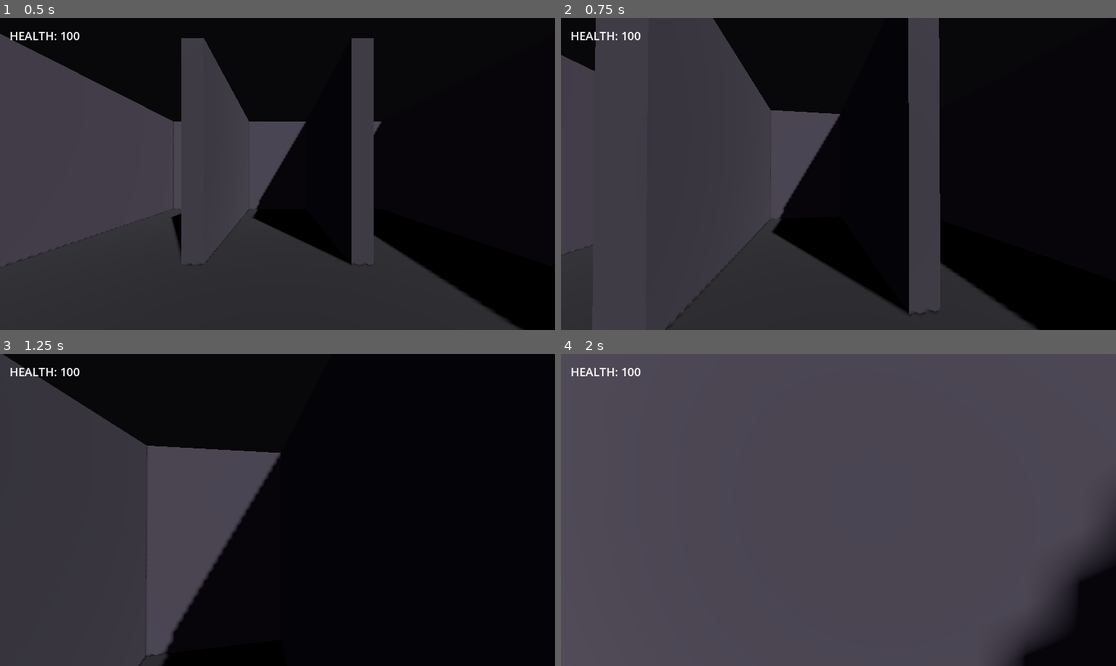
Above: before the commit, frames 1-4 (two rows, left to right).
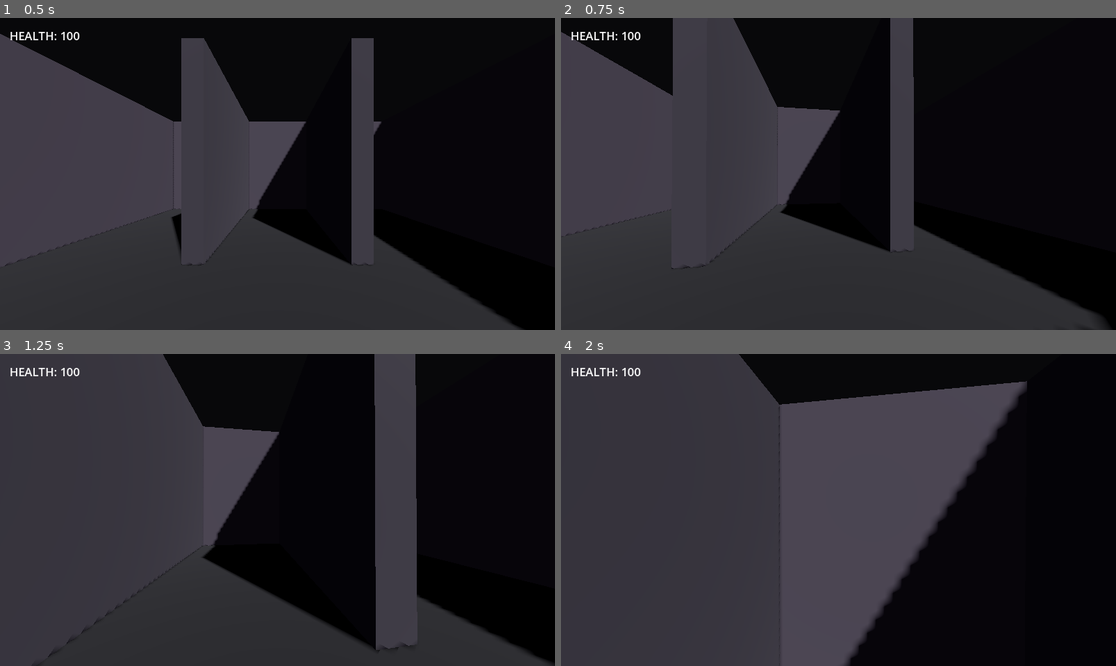
Above: after the commit, the same moments.

Repository: theKaganOz/the_seeds_of_the_future
Game: Godot game, scene res://scenes/Main.tscn
Same seed, same stepped clock (60 frames per second), same inputs: the game is played once before the commit and once after it.
Inputs (mouse positions are in pixels of both pictures, inside the frame that each line leads up to):
- Up to frame 1 (0.5 s): no input
- Up to frame 2 (0.75 s): tap Enter at 0.5 s; move the mouse to (866, 174) at 0.52 s; hold W (move_forward) from 0.53 s (still down); hold Ctrl (crouch, bound only after the commit) from 0.53 s (still down)
- Up to frame 3 (1.25 s): keep holding W (move_forward); keep holding Ctrl (crouch, bound only after the commit); tap Space (jump) at 0.77, 1.07 s; tap Shift (walk, bound only after the commit) at 0.8 s
- Up to frame 4 (2 s): keep holding W (move_forward); move the mouse to (810, 510) at 1.27 s; release Ctrl (crouch, bound only after the commit) at 1.28 s; tap Shift (walk, bound only after the commit) at 1.35 s; tap Space (jump) at 1.52, 1.55, 1.82 s

Frame 1 is identical in both runs. In frame 2, 16% of the frame differs, in the area x 0-99%, y 0-100%; in frame 3, 27%; in frame 4, 48%, in the area x 0-100%, y 0-100%.

Commit message:
Add CS-style crouch (Ctrl) and walk (Shift)
- player.gd: three-tier speed (run/walk/crouch), smooth capsule-height and
  camera-height transition on crouch, ceiling raycast so standing back up
  is blocked when something's overhead
- Player.tscn: added CeilingCheck raycast, made standing collision position
  explicit (was implicit at the default 0,0,0 before)
- project.godot: added crouch (Ctrl) and walk (Shift) input actions
- scripts/tests/test_crouch.gd: 9 headless checks against the real Player
  scene, simulating actual crouch/uncrouch input over real physics steps
  and asserting convergence values, not just that the code runs

Standing-state collision position is verified numerically unchanged from
the pre-crouch baseline (position.y stays exactly 0.0), so the already-
validated jump/gravity/movement feel is untouched by this change.

Diff:
--- a/project.godot
+++ b/project.godot
@@ -41,6 +41,16 @@
 "events": [Object(InputEventMouseButton,"resource_local_to_scene":false,"resource_name":"","device":-1,"window_id":0,"button_mask":0,"position":Vector2(0,0),"global_position":Vector2(0,0),"factor":1.0,"button_index":1,"canceled":false,"pressed":false,"double_click":false,"script":null)
 ]
 }
+crouch={
+"deadzone": 0.5,
+"events": [Object(InputEventKey,"resource_local_to_scene":false,"resource_name":"","device":-1,"window_id":0,"alt_pressed":false,"shift_pressed":false,"ctrl_pressed":false,"meta_pressed":false,"pressed":false,"keycode":0,"physical_keycode":4194326,"key_label":0,"unicode":0,"location":0,"echo":false,"script":null)
+]
+}
+walk={
+"deadzone": 0.5,
+"events": [Object(InputEventKey,"resource_local_to_scene":false,"resource_name":"","device":-1,"window_id":0,"alt_pressed":false,"shift_pressed":false,"ctrl_pressed":false,"meta_pressed":false,"pressed":false,"keycode":0,"physical_keycode":4194325,"key_label":0,"unicode":0,"location":0,"echo":false,"script":null)
+]
+}
 
 [physics]
 
--- a/scenes/Player.tscn
+++ b/scenes/Player.tscn
@@ -16,7 +16,13 @@
 collision_mask = 3
 
 [node name="CollisionShape3D" type="CollisionShape3D" parent="."]
+position = Vector3(0, 0, 0)
 shape = SubResource("CapsuleShape3D_1")
+
+[node name="CeilingCheck" type="RayCast3D" parent="."]
+position = Vector3(0, 0.9, 0)
+target_position = Vector3(0, 0.1, 0)
+collision_mask = 3
 
 [node name="MeshInstance3D" type="MeshInstance3D" parent="."]
 visible = false
--- a/scripts/player.gd
+++ b/scripts/player.gd
@@ -1,7 +1,9 @@
 extends CharacterBody3D
 
 # --- Tunables ---
-const SPEED := 6.0
+const RUN_SPEED := 6.0
+const WALK_SPEED := 3.0
+const CROUCH_SPEED := 2.5
 const JUMP_VELOCITY := 6.5
 const MOUSE_SENSITIVITY := 0.0025
 const MAX_HEALTH := 100
@@ -9,20 +11,30 @@
 const SHOOT_RANGE := 40.0
 const SHOOT_COOLDOWN := 0.25
 
+const STAND_HEIGHT := 1.8
+const CROUCH_HEIGHT := 1.0
+const STAND_CAM_Y := 0.7
+const CROUCH_CAM_Y := 0.25
+const CROUCH_LERP_SPEED := 10.0
+
 var gravity: float = ProjectSettings.get_setting("physics/3d/default_gravity", 18.0)
 var health := MAX_HEALTH
 var can_shoot := true
+var is_crouching := false
 
 @onready var camera: Camera3D = $Camera3D
 @onready var muzzle_ray: RayCast3D = $Camera3D/MuzzleRay
 @onready var shoot_timer: Timer = $ShootCooldown
 @onready var hud: CanvasLayer = get_tree().get_first_node_in_group("hud")
+@onready var collision_shape: CollisionShape3D = $CollisionShape3D
+@onready var ceiling_check: RayCast3D = $CeilingCheck
 
 func _ready() -> void:
 	Input.mouse_mode = Input.MOUSE_MODE_CAPTURED
 	shoot_timer.wait_time = SHOOT_COOLDOWN
 	shoot_timer.one_shot = true
 	shoot_timer.timeout.connect(func(): can_shoot = true)
+	collision_shape.shape = collision_shape.shape.duplicate()
 	call_deferred("_update_hud")
 
 func _unhandled_input(event: InputEvent) -> void:
@@ -41,20 +53,53 @@
 	if not is_on_floor():
 		velocity.y -= gravity * delta
 
-	if Input.is_action_just_pressed("jump") and is_on_floor():
+	if Input.is_action_just_pressed("jump") and is_on_floor() and not is_crouching:
 		velocity.y = JUMP_VELOCITY
+
+	_update_crouch(delta)
+
+	var speed := RUN_SPEED
+	if is_crouching:
+		speed = CROUCH_SPEED
+	elif Input.is_action_pressed("walk"):
+		speed = WALK_SPEED
 
 	var input_dir := Input.get_vector("move_left", "move_right", "move_forward", "move_back")
 	var direction := (transform.basis * Vector3(input_dir.x, 0, input_dir.y)).normalized()
 
 	if direction:
-		velocity.x = direction.x * SPEED
-		velocity.z = direction.z * SPEED
+		velocity.x = direction.x * speed
+		velocity.z = direction.z * speed
 	else:
-		velocity.x = move_toward(velocity.x, 0, SPEED)
-		velocity.z = move_toward(velocity.z, 0, SPEED)
+		velocity.x = move_toward(velocity.x, 0, speed)
+		velocity.z = move_toward(velocity.z, 0, speed)
 
 	move_and_slide()
+
+func _update_crouch(delta: float) -> void:
+	var wants_crouch := Input.is_action_pressed("crouch")
+
+	if wants_crouch:
+		is_crouching = true
+	elif is_crouching:
+		# Only stand back up if there's clearance overhead — otherwise stay
+		# crouched until the player moves somewhere with room.
+		ceiling_check.force_raycast_update()
+		if not ceiling_check.is_colliding():
+			is_crouching = false
+
+	var target_height := CROUCH_HEIGHT if is_crouching else STAND_HEIGHT
+	var target_cam_y := CROUCH_CAM_Y if is_crouching else STAND_CAM_Y
+
+	var capsule := collision_shape.shape as CapsuleShape3D
+	capsule.height = lerp(capsule.height, target_height, CROUCH_LERP_SPEED * delta)
+	# Keep the capsule's bottom fixed at its original ground-contact point
+	# (position.y = 0 when height == STAND_HEIGHT, matching the original,
+	# already-validated standing collision exactly) and only let the top
+	# come down as the capsule shrinks for crouch.
+	collision_shape.position.y = (capsule.height - STAND_HEIGHT) / 2.0
+	camera.position.y = lerp(camera.position.y, target_cam_y, CROUCH_LERP_SPEED * delta)
+	ceiling_check.position.y = capsule.height + collision_shape.position.y
 
 func _fire() -> void:
 	can_shoot = false
--- /dev/null
+++ b/scripts/tests/test_crouch.gd
@@ -0,0 +1,69 @@
+extends SceneTree
+
+# Run: godot --headless --path . --script scripts/tests/test_crouch.gd
+# Instantiates the real Player scene, simulates crouch input over real
+# physics steps, and checks the numeric behavior actually converges the
+# way the design intends — not just that it compiles.
+
+var player: CharacterBody3D
+var capsule: CapsuleShape3D
+var failures := 0
+
+func _initialize() -> void:
+	call_deferred("_run_tests")
+
+func _run_tests() -> void:
+	var player_scene := load("res://scenes/Player.tscn")
+	player = player_scene.instantiate()
+	get_root().add_child(player)
+	capsule = player.get_node("CollisionShape3D").shape
+
+	_check(
+		"standing collision position starts at y=0 (unchanged from pre-crouch baseline)",
+		_approx(player.get_node("CollisionShape3D").position.y, 0.0)
+	)
+	_check("standing capsule height starts at 1.8", _approx(capsule.height, 1.8))
+	_check("standing camera y starts at 0.7", _approx(player.get_node("Camera3D").position.y, 0.7))
+
+	print("")
+	print("Pressing crouch and stepping physics...")
+	Input.action_press("crouch")
+	for i in range(60):
+		player._update_crouch(1.0 / 60.0)
+
+	print("  capsule height -> %.3f (target 1.0)" % capsule.height)
+	print("  collision y    -> %.3f (target -0.4)" % player.get_node("CollisionShape3D").position.y)
+	print("  camera y       -> %.3f (target 0.25)" % player.get_node("Camera3D").position.y)
+	_check("capsule height converged near crouch target", _approx(capsule.height, 1.0))
+	_check("collision offset converged near -0.4 (bottom stayed fixed)", abs(player.get_node("CollisionShape3D").position.y - (-0.4)) < 0.01)
+	_check("camera converged near crouch eye height", abs(player.get_node("Camera3D").position.y - 0.25) < 0.01)
+
+	print("")
+	print("Releasing crouch (no ceiling above) and stepping physics...")
+	Input.action_release("crouch")
+	for i in range(60):
+		player._update_crouch(1.0 / 60.0)
+
+	print("  capsule height -> %.3f (target 1.8)" % capsule.height)
+	print("  collision y    -> %.3f (target 0.0)" % player.get_node("CollisionShape3D").position.y)
+	print("  camera y       -> %.3f (target 0.7)" % player.get_node("Camera3D").position.y)
+	_check("capsule height returned to standing", _approx(capsule.height, 1.8))
+	_check("collision offset returned to 0 (matches original baseline exactly)", _approx(player.get_node("CollisionShape3D").position.y, 0.0))
+	_check("camera returned to standing eye height", _approx(player.get_node("Camera3D").position.y, 0.7))
+
+	print("")
+	if failures == 0:
+		print("ALL CROUCH TESTS PASSED")
+	else:
+		print("%d TEST(S) FAILED" % failures)
+	quit()
+
+func _check(label: String, condition: bool) -> void:
+	if condition:
+		print("  PASS  ", label)
+	else:
+		print("  FAIL  ", label)
+		failures += 1
+
+func _approx(a: float, b: float, tolerance: float = 0.05) -> bool:
+	return abs(a - b) < tolerance
